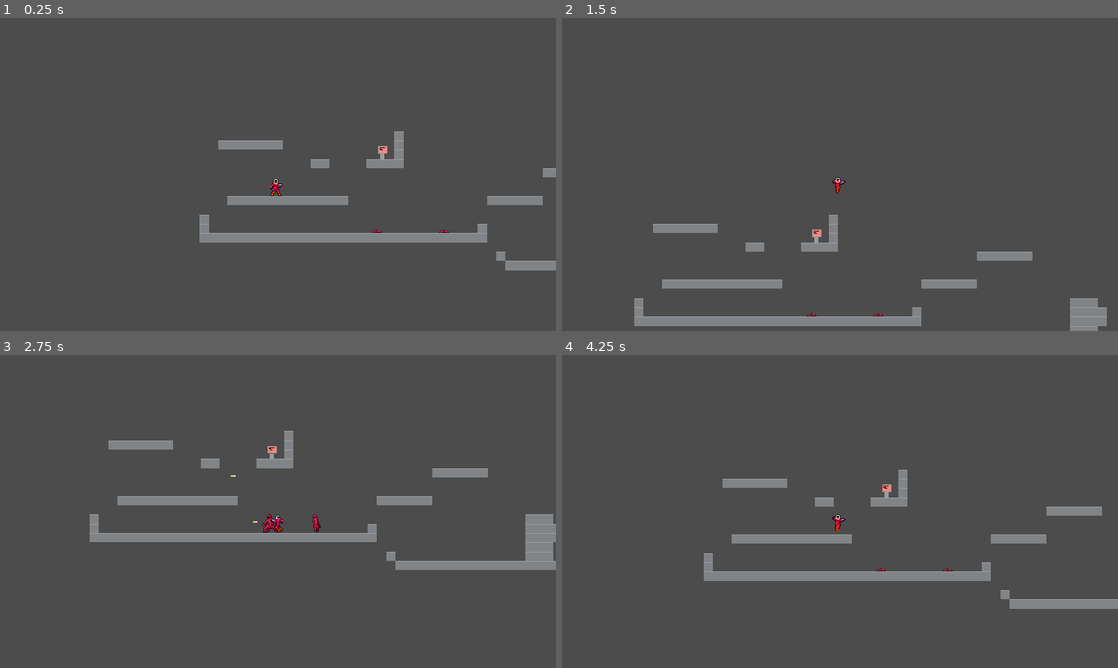
Above: before the commit, frames 1-4 (two rows, left to right).
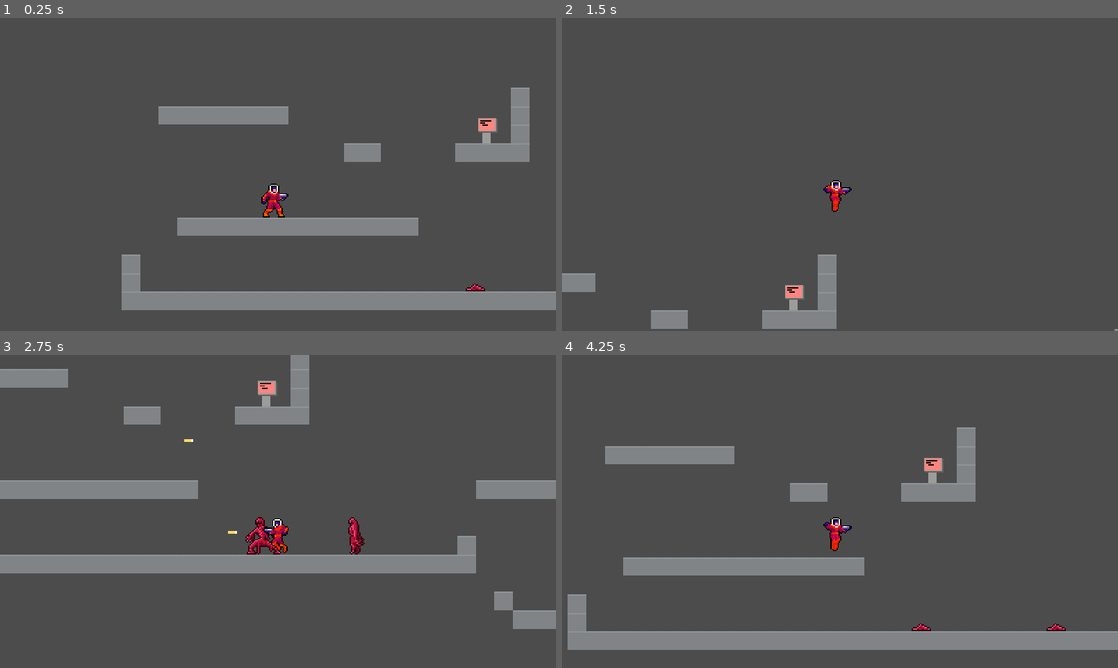
Above: after the commit, the same moments.

Repository: JuroUhlar/red_cascade
Game: Godot game, scene res://scenes/World.tscn
Two runs of this game, one before a commit and one after it. Both use one fixed random seed, a clock stepped at 60 frames per second and the inputs below.
Inputs:
- Up to frame 1 (0.25 s): no input
- Up to frame 2 (1.5 s): tap Enter at 0.5 s; hold V (interact) 0.53-1.28 s; hold D (move_right) from 0.53 s (still down); tap X (dash) at 0.6 s; tap Space (jump) at 0.77, 1.07 s; tap V (interact) at 1.35 s
- Up to frame 3 (2.75 s): tap Space (jump) at 1.52, 1.82, 2.3 s; tap Z (shoot) at 1.55 s; release D (move_right) at 2.03 s; hold A (move_left) from 2.03 s (still down); hold Z (shoot) from 2.03 s (still down)
- Up to frame 4 (4.25 s): release A (move_left) at 2.78 s; release Z (shoot) at 2.78 s; hold D (move_right) from 2.78 s (still down); tap Space (jump) at 2.85, 3.02, 3.32, 3.77, 4.07 s; tap X (dash) at 3.05, 3.6 s; hold V (interact) from 3.53 s (still down)

The runs differ from the first frame. In frame 1, 14% of the frame differs, in the area x 21-100%, y 22-94%; in frame 2, 5.8%; in frame 3, 17%, in the area x 0-100%, y 0-88%; in frame 4, 16%.

Commit message:
Basic dialog interaction

Diff:
--- a/scenes/Dialogue.tscn
+++ b/scenes/Dialogue.tscn
@@ -1,14 +1,16 @@
-[gd_scene load_steps=2 format=2]
+[gd_scene load_steps=3 format=2]
 
-[ext_resource path="res://assets/UI/avatar.png" type="Texture" id=1]
+[ext_resource path="res://scripts/Dialogue.gd" type="Script" id=1]
+[ext_resource path="res://assets/UI/avatar.png" type="Texture" id=2]
 
-[node name="DialogBox" type="MarginContainer"]
+[node name="DialogBox" type="Control"]
 anchor_right = 1.0
 anchor_bottom = 1.0
 margin_left = 100.0
 margin_top = 80.0
 margin_right = -100.0
 margin_bottom = -80.0
+script = ExtResource( 1 )
 
 [node name="Panel" type="Panel" parent="."]
 margin_right = 280.0
@@ -65,7 +67,13 @@
 alignment = 2
 
 [node name="Button" type="Button" parent="Panel/MarginContainer/VBoxContainer/HBoxContainer2"]
-margin_left = 218.0
+margin_left = 230.0
 margin_right = 260.0
 margin_bottom = 20.0
-text = "Next"
+text = "Ok"
+
+[node name="dismissable_timer" type="Timer" parent="."]
+wait_time = 0.2
+one_shot = true
+[connection signal="pressed" from="Panel/MarginContainer/VBoxContainer/HBoxContainer2/Button" to="." method="_on_Button_pressed"]
+[connection signal="timeout" from="dismissable_timer" to="." method="_on_dismissable_timer_timeout"]
--- a/scenes/Player.tscn
+++ b/scenes/Player.tscn
@@ -5,95 +5,95 @@
 [ext_resource path="res://assets/Player/player-trail.png" type="Texture" id=3]
 [ext_resource path="res://assets/Player/player-idle1.png" type="Texture" id=4]
 [ext_resource path="res://assets/Player/player-idle2.png" type="Texture" id=5]
-[ext_resource path="res://assets/Player/player-fall3.png" type="Texture" id=6]
-[ext_resource path="res://assets/Player/player-fall2.png" type="Texture" id=7]
-[ext_resource path="res://assets/Player/player-dash1.png" type="Texture" id=8]
-[ext_resource path="res://assets/Player/player-dash2.png" type="Texture" id=9]
-[ext_resource path="res://assets/Player/player-dash3.png" type="Texture" id=10]
-[ext_resource path="res://assets/Player/player-shoot1.png" type="Texture" id=11]
-[ext_resource path="res://assets/Player/player-shoot2.png" type="Texture" id=12]
-[ext_resource path="res://assets/Player/player-run1.png" type="Texture" id=13]
-[ext_resource path="res://assets/Player/player-run2.png" type="Texture" id=14]
-[ext_resource path="res://assets/Player/player-run3.png" type="Texture" id=15]
-[ext_resource path="res://assets/Player/player-run4.png" type="Texture" id=16]
-[ext_resource path="res://assets/Player/player-run5.png" type="Texture" id=17]
-[ext_resource path="res://assets/Player/player-run6.png" type="Texture" id=18]
-[ext_resource path="res://assets/Player/player-jump2.png" type="Texture" id=19]
-[ext_resource path="res://assets/Player/player-jump3.png" type="Texture" id=20]
-[ext_resource path="res://assets/Player/player-jump4.png" type="Texture" id=21]
-[ext_resource path="res://assets/NPC/enemy_death1.png" type="Texture" id=22]
-[ext_resource path="res://assets/NPC/enemy_death2.png" type="Texture" id=23]
-[ext_resource path="res://assets/NPC/enemy_death3.png" type="Texture" id=24]
-[ext_resource path="res://assets/NPC/enemy_death4.png" type="Texture" id=25]
-[ext_resource path="res://assets/NPC/enemy_death5.png" type="Texture" id=26]
-[ext_resource path="res://assets/NPC/enemy_death6.png" type="Texture" id=27]
-[ext_resource path="res://assets/NPC/enemy_death7.png" type="Texture" id=28]
+[ext_resource path="res://assets/NPC/enemy_death1.png" type="Texture" id=6]
+[ext_resource path="res://assets/NPC/enemy_death2.png" type="Texture" id=7]
+[ext_resource path="res://assets/NPC/enemy_death3.png" type="Texture" id=8]
+[ext_resource path="res://assets/NPC/enemy_death4.png" type="Texture" id=9]
+[ext_resource path="res://assets/NPC/enemy_death5.png" type="Texture" id=10]
+[ext_resource path="res://assets/NPC/enemy_death6.png" type="Texture" id=11]
+[ext_resource path="res://assets/NPC/enemy_death7.png" type="Texture" id=12]
+[ext_resource path="res://assets/Player/player-fall3.png" type="Texture" id=13]
+[ext_resource path="res://assets/Player/player-fall2.png" type="Texture" id=14]
+[ext_resource path="res://assets/Player/player-run1.png" type="Texture" id=15]
+[ext_resource path="res://assets/Player/player-run2.png" type="Texture" id=16]
+[ext_resource path="res://assets/Player/player-run3.png" type="Texture" id=17]
+[ext_resource path="res://assets/Player/player-run4.png" type="Texture" id=18]
+[ext_resource path="res://assets/Player/player-run5.png" type="Texture" id=19]
+[ext_resource path="res://assets/Player/player-run6.png" type="Texture" id=20]
+[ext_resource path="res://assets/Player/player-jump2.png" type="Texture" id=21]
+[ext_resource path="res://assets/Player/player-jump3.png" type="Texture" id=22]
+[ext_resource path="res://assets/Player/player-jump4.png" type="Texture" id=23]
+[ext_resource path="res://assets/Player/player-dash1.png" type="Texture" id=24]
+[ext_resource path="res://assets/Player/player-dash2.png" type="Texture" id=25]
+[ext_resource path="res://assets/Player/player-dash3.png" type="Texture" id=26]
+[ext_resource path="res://assets/Player/player-shoot1.png" type="Texture" id=27]
+[ext_resource path="res://assets/Player/player-shoot2.png" type="Texture" id=28]
 
 [sub_resource type="RectangleShape2D" id=1]
 extents = Vector2( 10.8078, 15 )
 
-[sub_resource type="RectangleShape2D" id=9]
+[sub_resource type="RectangleShape2D" id=2]
 extents = Vector2( 10, 11.5278 )
 
-[sub_resource type="Gradient" id=2]
+[sub_resource type="Gradient" id=3]
 colors = PoolColorArray( 1, 1, 1, 0.717647, 1, 1, 1, 0.270588 )
 
-[sub_resource type="GradientTexture" id=3]
-gradient = SubResource( 2 )
+[sub_resource type="GradientTexture" id=4]
+gradient = SubResource( 3 )
 
-[sub_resource type="Curve" id=4]
+[sub_resource type="Curve" id=5]
 _data = [ Vector2( 0, 1 ), 0.0, 0.0, 0, 0, Vector2( 0.5, 0.4824 ), -2.92171, -2.92171, 0, 0, Vector2( 1, 0 ), 0.0, 0.0, 0, 0 ]
 
-[sub_resource type="CurveTexture" id=5]
-curve = SubResource( 4 )
+[sub_resource type="CurveTexture" id=6]
+curve = SubResource( 5 )
 
-[sub_resource type="ParticlesMaterial" id=6]
+[sub_resource type="ParticlesMaterial" id=7]
 flag_disable_z = true
 gravity = Vector3( 0, 0, 0 )
 angular_velocity = 1.05
 orbit_velocity = 0.0
 orbit_velocity_random = 0.0
-scale_curve = SubResource( 5 )
-color_ramp = SubResource( 3 )
+scale_curve = SubResource( 6 )
+color_ramp = SubResource( 4 )
 
-[sub_resource type="ImageTexture" id=7]
+[sub_resource type="ImageTexture" id=8]
 
-[sub_resource type="SpriteFrames" id=8]
+[sub_resource type="SpriteFrames" id=9]
 animations = [ {
 "frames": [ ExtResource( 4 ), ExtResource( 5 ) ],
 "loop": true,
 "name": "idle",
 "speed": 2.0
 }, {
-"frames": [ ExtResource( 6 ), ExtResource( 7 ) ],
+"frames": [ ExtResource( 6 ), ExtResource( 7 ), ExtResource( 8 ), ExtResource( 9 ), ExtResource( 10 ), ExtResource( 11 ), ExtResource( 12 ) ],
+"loop": false,
+"name": "die",
+"speed": 30.0
+}, {
+"frames": [ ExtResource( 13 ), ExtResource( 14 ) ],
 "loop": true,
 "name": "fall",
 "speed": 8.0
 }, {
-"frames": [ ExtResource( 8 ), ExtResource( 9 ), ExtResource( 10 ) ],
+"frames": [ ExtResource( 15 ), ExtResource( 16 ), ExtResource( 17 ), ExtResource( 18 ), ExtResource( 19 ), ExtResource( 20 ) ],
+"loop": true,
+"name": "run",
+"speed": 12.0
+}, {
+"frames": [ ExtResource( 21 ), ExtResource( 22 ), ExtResource( 23 ) ],
+"loop": true,
+"name": "jump",
+"speed": 8.0
+}, {
+"frames": [ ExtResource( 24 ), ExtResource( 25 ), ExtResource( 26 ) ],
 "loop": false,
 "name": "dash",
 "speed": 30.0
 }, {
-"frames": [ ExtResource( 11 ), ExtResource( 12 ) ],
+"frames": [ ExtResource( 27 ), ExtResource( 28 ) ],
 "loop": false,
 "name": "shoot",
 "speed": 20.0
-}, {
-"frames": [ ExtResource( 13 ), ExtResource( 14 ), ExtResource( 15 ), ExtResource( 16 ), ExtResource( 17 ), ExtResource( 18 ) ],
-"loop": true,
-"name": "run",
-"speed": 12.0
-}, {
-"frames": [ ExtResource( 19 ), ExtResource( 20 ), ExtResource( 21 ) ],
-"loop": true,
-"name": "jump",
-"speed": 8.0
-}, {
-"frames": [ ExtResource( 22 ), ExtResource( 23 ), ExtResource( 24 ), ExtResource( 25 ), ExtResource( 26 ), ExtResource( 27 ), ExtResource( 28 ) ],
-"loop": false,
-"name": "die",
-"speed": 30.0
 } ]
 
 [node name="Player" type="KinematicBody2D"]
@@ -151,7 +151,6 @@
 [node name="Camera2D" type="Camera2D" parent="."]
 position = Vector2( 0, -21.04 )
 current = true
-zoom = Vector2( 2, 2 )
 
 [node name="trail" type="Particles2D" parent="."]
 visible = false
@@ -161,13 +160,13 @@
 lifetime = 4.0
 speed_scale = 2.0
 local_coords = false
-process_material = SubResource( 6 )
+process_material = SubResource( 7 )
 texture = ExtResource( 3 )
-normal_map = SubResource( 7 )
+normal_map = SubResource( 8 )
 
 [node name="Sprite" type="AnimatedSprite" parent="."]
 z_index = 1
-frames = SubResource( 8 )
+frames = SubResource( 9 )
 animation = "idle"
 
 [node name="gun_muzzle" type="Position2D" parent="."]
--- a/scenes/World.tscn
+++ b/scenes/World.tscn
@@ -1,9 +1,10 @@
-[gd_scene load_steps=5 format=2]
+[gd_scene load_steps=6 format=2]
 
 [ext_resource path="res://scenes/Player.tscn" type="PackedScene" id=1]
 [ext_resource path="res://scenes/Level.tscn" type="PackedScene" id=2]
 [ext_resource path="res://scenes/Enemy.tscn" type="PackedScene" id=3]
 [ext_resource path="res://scenes/Button.tscn" type="PackedScene" id=4]
+[ext_resource path="res://scenes/Dialogue.tscn" type="PackedScene" id=5]
 
 [node name="World" type="Node2D"]
 
@@ -21,4 +22,10 @@
 
 [node name="Button" parent="." instance=ExtResource( 4 )]
 position = Vector2( 325.501, 117.772 )
-targetPath = NodePath("../Enemy2")
+targetPath = NodePath("../CanvasLayer/DialogBox")
+
+[node name="CanvasLayer" type="CanvasLayer" parent="."]
+pause_mode = 2
+
+[node name="DialogBox" parent="CanvasLayer" instance=ExtResource( 5 )]
+visible = false
--- /dev/null
+++ b/scripts/Dialogue.gd
@@ -0,0 +1,26 @@
+extends Control
+
+onready var button = get_node("Panel/MarginContainer/VBoxContainer/HBoxContainer2/Button")
+
+var dismissable = false
+
+func _on_Button_pressed():
+	pressed()
+
+func activate():
+	visible = true
+	get_tree().paused = true
+	$dismissable_timer.start()
+	button.grab_focus()
+
+func _process(delta):
+	if(dismissable and Input.is_action_pressed("interact")):
+		pressed()
+
+func pressed():
+	visible = false
+	dismissable = false
+	get_tree().paused = false
+
+func _on_dismissable_timer_timeout():
+	dismissable = true
Not shown: 1 places in scenes/Dialogue.tscn that only renumber resources
Not shown: 1 places in scenes/Player.tscn that only renumber resources
